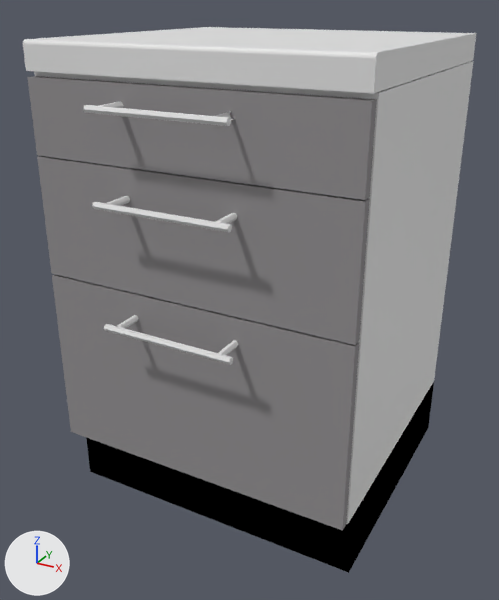
One commit to the Blender file PSMG_SS_2015_VGHS/Blenderfiles/kitchen/kitchen_cabinet5.blend: the scene before it, then after it.
Camera for both pictures: a camera (50 mm lens) standing at (-2.592, -1.168, 0.478) and looking at (-3.2, -0.062, -0.075). Arrows for +X, +Y and +Z are at lower left; the lights stay in place.

Names of what the first picture shows: 'cabinet5_bottom', 'cabinet5_counter', 'cabinet5_drawer1', 'cabinet5_drawer2', 'cabinet5_drawer3', 'cabinet5_frame'.
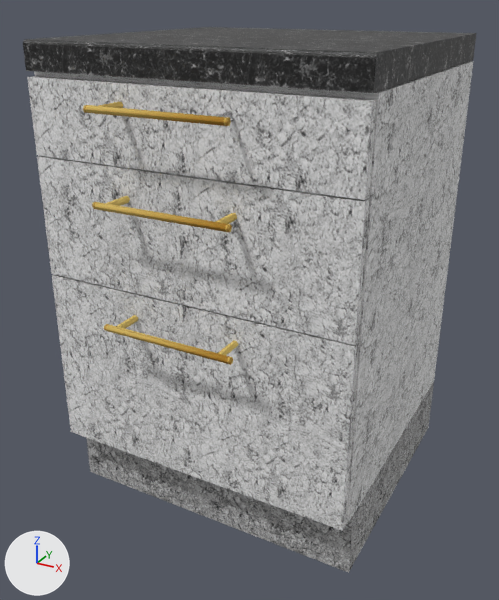
Location of each change, [x1, y1, x2, y2] in pixels of the pictures (499 x 600 px):
'cabinet5_drawer3', surface changed, moved: [52, 274, 359, 531] in both
'cabinet5_drawer2', surface changed, moved: before [37, 156, 370, 345]; after [37, 156, 369, 345]
'cabinet5_frame', recoloured, surface changed: [34, 61, 473, 524] in both
'cabinet5_drawer1', surface changed, moved: [27, 76, 377, 200] in both
'cabinet5_counter', recoloured, surface changed (white to grey): [23, 27, 476, 93] in both
'cabinet5_bottom', surface changed (black to grey): [86, 382, 434, 573] in both

Diff of the bpy script that builds the scene:
```diff
--- a/PSMG_SS_2015_VGHS/Blenderfiles/kitchen/kitchen_cabinet5.blend.py
+++ b/PSMG_SS_2015_VGHS/Blenderfiles/kitchen/kitchen_cabinet5.blend.py
@@ img_kitchen_all_jpg @@
+img_kitchen_all_jpg = load_image('kitchen_all.jpg', 'textures/kitchen_all.jpg', 1912, 1914, 'sRGB')
@@ img_marmor_schwarz_jpg @@
+img_marmor_schwarz_jpg = load_image('marmor_schwarz.jpg', 'textures/marmor_schwarz.jpg', 1912, 1914, 'sRGB')
@@ mat_base_splint_001 @@
 mat_base_splint_001 = diffuse_material('Base Splint.001')
-mat_base_splint_001.base_color = (0.0, 0.0, 0.0)  # black #000000
+mat_base_splint_001.texture = img_kitchen_all_jpg
@@ mat_7door @@
 mat_7door = diffuse_material('7Door')
-mat_7door.base_color = (0.303, 0.292, 0.3)  # grey #969395
+mat_7door.texture = img_kitchen_all_jpg
@@ mat_handles @@
 mat_handles = diffuse_material('Handles')
-mat_handles.base_color = (0.8, 0.8, 0.8)  # white #e7e7e7
+mat_handles.texture = img_kitchen_all_jpg
@@ mat_kitchen_all_jpg @@
+mat_kitchen_all_jpg = principled_material('kitchen_all.jpg')
+mat_kitchen_all_jpg.texture = img_kitchen_all_jpg
@@ mat_marmor_schwarz_jpg @@
+mat_marmor_schwarz_jpg = principled_material('marmor_schwarz.jpg')
+mat_marmor_schwarz_jpg.texture = img_marmor_schwarz_jpg
@@ me_cube_016 @@
 me_cube_016.from_pydata(...)  # 14 vertices, 9 faces; spans x -1.0..1.0, y -1.0..1.06, z -0.96..-0.8
 # used by ob_cabinet5_counter; location = (-3.195, -0.015, 0.653); scale = (0.301, 0.275, 0.3)
+# me_cube_016 part 1: texture (UV) coordinates changed
+me_cube_016.materials.append(mat_marmor_schwarz_jpg)  # picture img_marmor_schwarz_jpg
@@ me_cube_080 @@
 me_cube_080.from_pydata(...)  # 92 vertices, 67 faces; spans x -1.0..0.99, y -1.29..0.79, z 0.6..0.98
 # used by ob_cabinet5_drawer1; location = (-3.194, 0.002, 0.008); scale = (0.302, 0.275, 0.355)
+# me_cube_080 part 2: texture (UV) coordinates changed
 me_cube_080.materials.append(mat_cabinet_carcass)
@@ me_cube_081 @@
 me_cube_081.from_pydata(...)  # 96 vertices, 70 faces; spans x -1.0..0.99, y -1.29..0.79, z -0.01..0.6
 # used by ob_cabinet5_drawer2; location = (-3.194, 0.002, 0.008); scale = (0.302, 0.275, 0.355)
+# me_cube_081 part 3: texture (UV) coordinates changed
 me_cube_081.materials.append(mat_cabinet_carcass)
@@ me_cube_082 @@
 me_cube_082.from_pydata(...)  # 96 vertices, 70 faces; spans x -1.0..0.99, y -1.29..0.79, z -1.0..-0.02
 # used by ob_cabinet5_drawer3; location = (-3.194, 0.002, 0.008); scale = (0.302, 0.275, 0.355)
+# me_cube_082 part 4: texture (UV) coordinates changed
 me_cube_082.materials.append(mat_cabinet_carcass)
@@ me_cube_017 @@
 me_cube_017.from_pydata(...)  # 48 vertices, 32 faces; spans x -1.0..77.9, y -1.0..10.0, z -1.0..0.7
 # used by ob_cabinet5_frame; location = (-3.142, -0.223, 0.354); rotation_euler = (0.0, 1.571, 0.0), in degrees (0, 90, 0); scale = (0.009, 0.05, 0.355)
+# me_cube_017 part 5: texture (UV) coordinates changed
+me_cube_017.materials.append(mat_kitchen_all_jpg)  # picture img_kitchen_all_jpg
```
